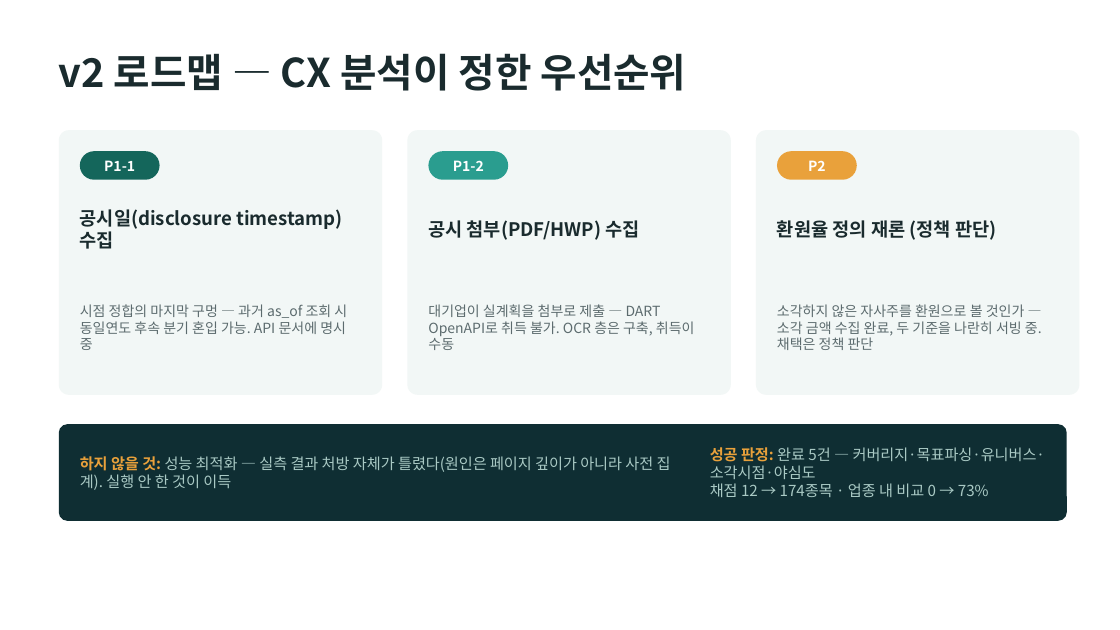
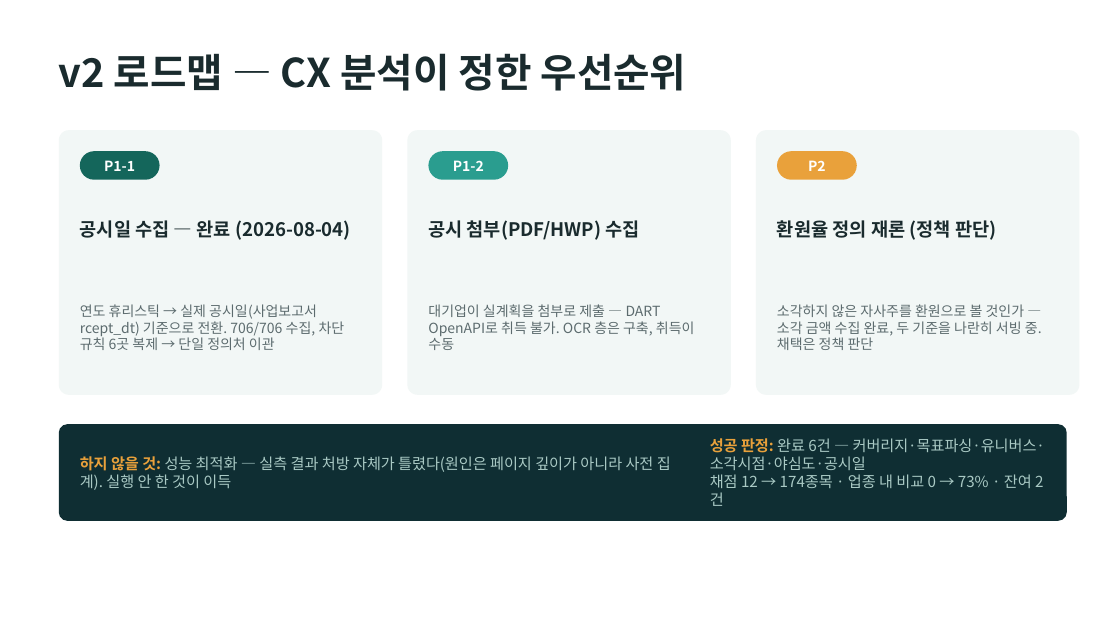
Before and after one commit to dariajkim-star/valueup-washing-lab, a slide deck: slide 11 of docs/valueup-washing-deck.pptx. Drawn at 1120x630 pixels with LibreOffice and Linux fonts; fonts in the diff are those of the drawing. Boxes give left, top, right and bottom in pixels: in the first picture for what was removed or moved away, otherwise in the second. Text is boxed around its words. In the diff, an @@ line names an element or a change of style, - is before the commit and + after.

```diff
--- a/docs/valueup-washing-deck.pptx
+++ b/docs/valueup-washing-deck.pptx
@@ text at [80,220,351,240]: text changed @@
-공시일(disclosure timestamp) 수집
+공시일 수집 — 완료 (2026-08-04)
@@ text at [80,304,345,350]: text changed @@
-시점 정합의 마지막 구멍 — 과거 as_of 조회 시 동일연도 후속 분기 혼입 가능. API 문서에 명시 중
+연도 휴리스틱 → 실제 공시일(사업보고서 rcept_dt) 기준으로 전환. 706/706 수집, 차단 규칙 6곳 복제 → 단일 정의처 이관
@@ text at [710,438,1045,488]: text changed @@
-성공 판정: 완료 5건 — 커버리지·목표파싱·유니버스·소각시점·야심도
-채점 12 → 174종목 · 업종 내 비교 0 → 73%
+성공 판정: 완료 6건 — 커버리지·목표파싱·유니버스·소각시점·야심도·공시일
+채점 12 → 174종목 · 업종 내 비교 0 → 73% · 잔여 2건
```
Also in this commit, not shown: 2 other files.
